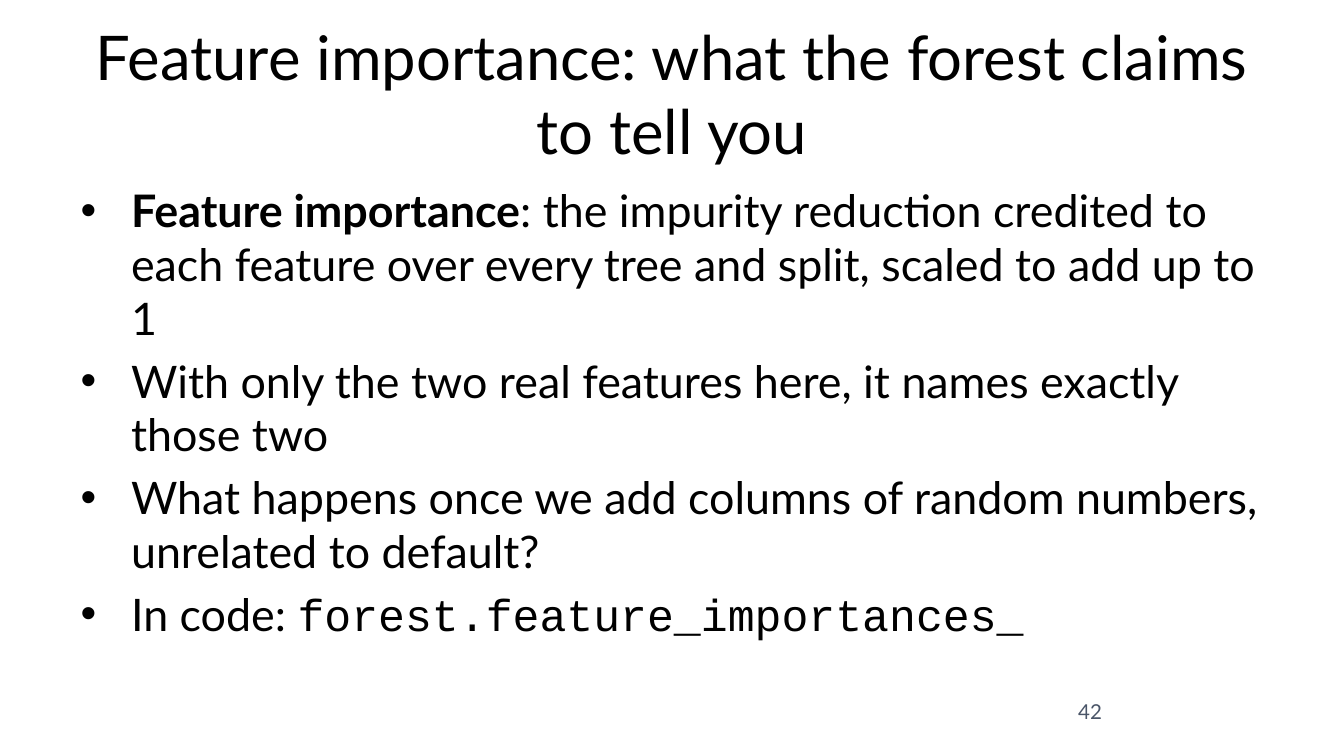
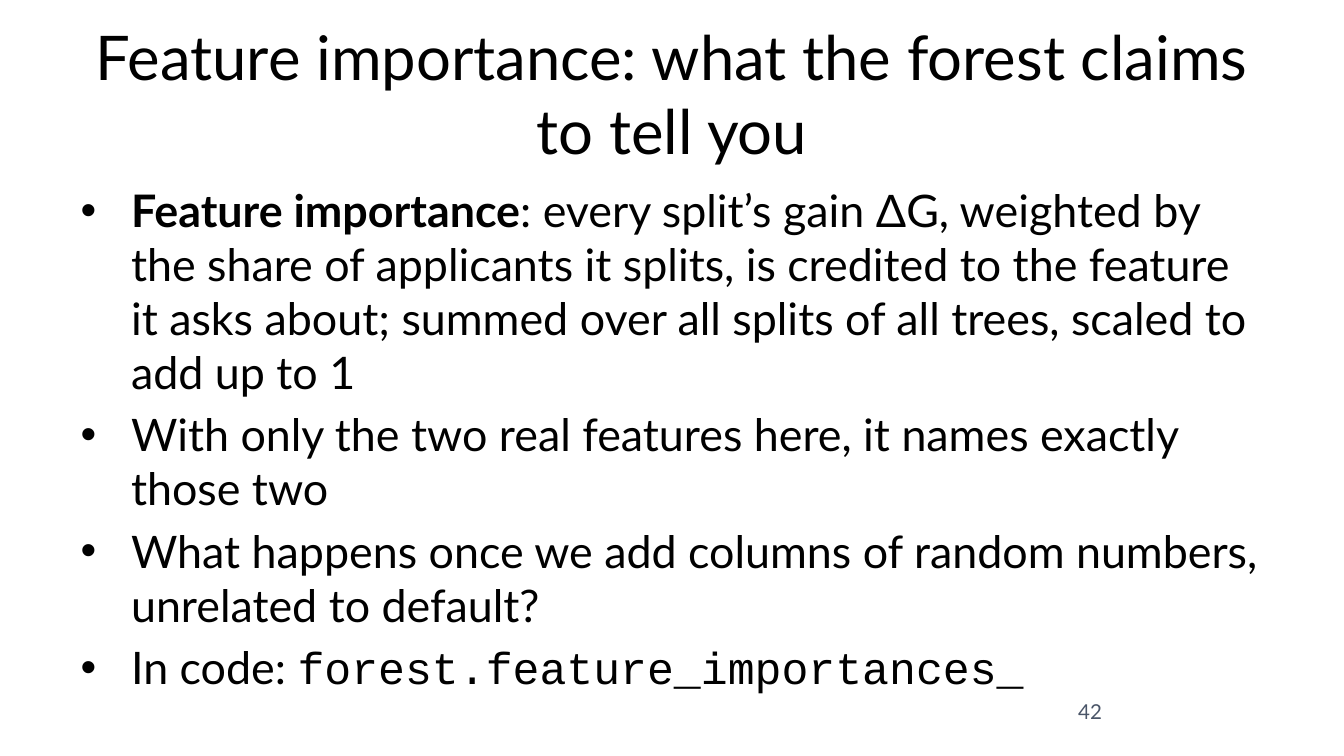
Before and after one commit to fabioantonini/technologies-for-artificial-intelligence, a slide deck: slide 42 of Lessons/07_trees_and_ensembles/Slides/trees_and_ensembles_slides.pptx. Drawn at 1344x756 pixels with LibreOffice and Linux fonts; fonts in the diff are those of the drawing; background and template pictures are left out. Boxes give left, top, right and bottom in pixels: in the first picture for what was removed or moved away, otherwise in the second. Text is boxed around its words. In the diff, an @@ line names an element or a change of style, - is before the commit and + after.

```diff
--- a/Lessons/07_trees_and_ensembles/Slides/trees_and_ensembles_slides.pptx
+++ b/Lessons/07_trees_and_ensembles/Slides/trees_and_ensembles_slides.pptx
@@ text at [131, 193, 1246, 397]: text changed @@
-• Feature importance: the impurity reduction credited to each feature over every tree and split, scaled to add up to 1
+• Feature importance: every split’s gain ΔG, weighted by the share of applicants it splits, is credited to the feature it asks about; summed over all splits of all trees, scaled to add up to 1
```
Also in this commit, not shown: 8 other slides changed, 14 other files.
